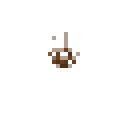
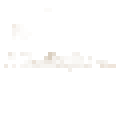
Revision of a layered 128 x 128 image; what changed, layer by layer:
showed "7" over 4, 8, 116, 72
hid "0" over 48, 32, 80, 68
